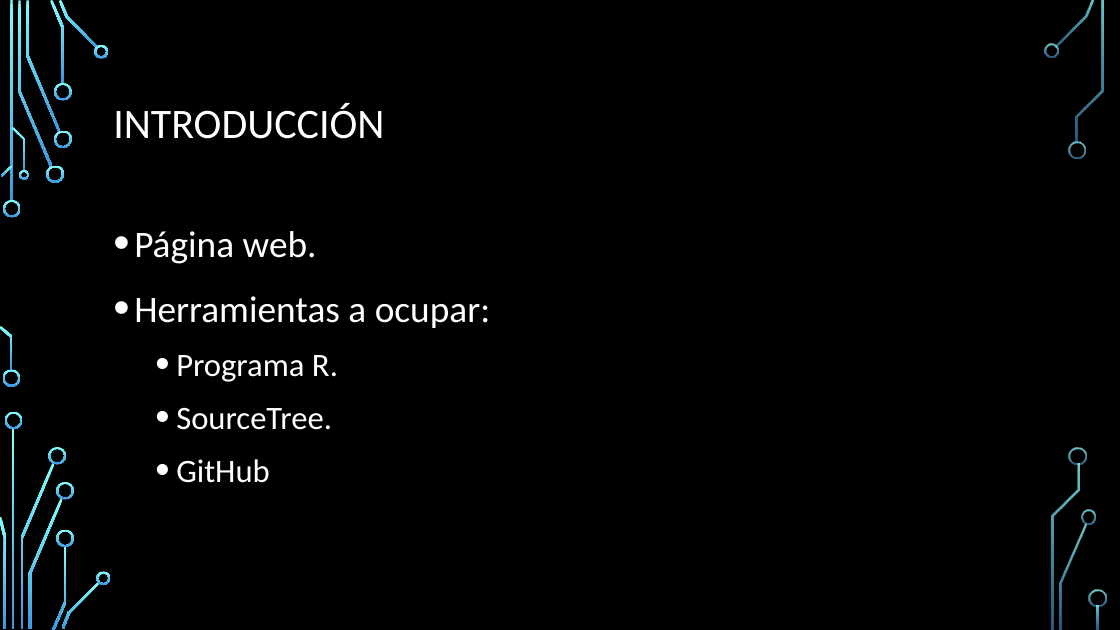
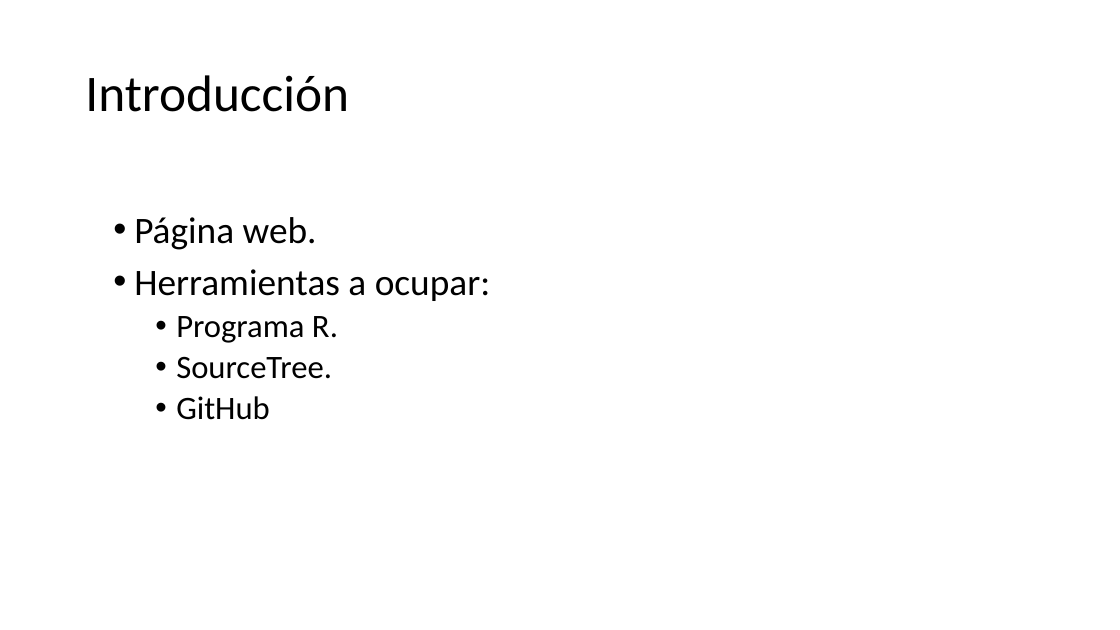
Before and after one commit to bryannegrete/financial-risk, a slide deck: slide 2 of Financial_Risk.pptx. Drawn at 1120x630 pixels with LibreOffice and Linux fonts; fonts in the diff are those of the drawing; background and template pictures are left out. Boxes give left, top, right and bottom in pixels: in the first picture for what was removed or moved away, otherwise in the second. Text is boxed around its words. In the diff, an @@ line names an element or a change of style, - is before the commit and + after.

```diff
--- a/Financial_Risk.pptx
+++ b/Financial_Risk.pptx
@@ background picture (left out) to #FFFFFF @@
@@ title at (x1=85, y1=75, x2=349, y2=112): text changed; size 36 to 44 pt; text colour #FFFFFF to #000000 @@
-INTRODUCCIÓN
+Introducción
@@ text "Página web." at (x1=134, y1=217, x2=491, y2=420): text colour #FFFFFF to #000000; line spacing 1.2 to 0.9 @@
@@ group removed at (x1=0, y1=0, x2=1107, y2=630): 33 freeform shapes, 3 rectangles @@
```
Also in this commit, not shown: 5 other slides changed, 1 slide added, 1 slide removed, 1 other file.
